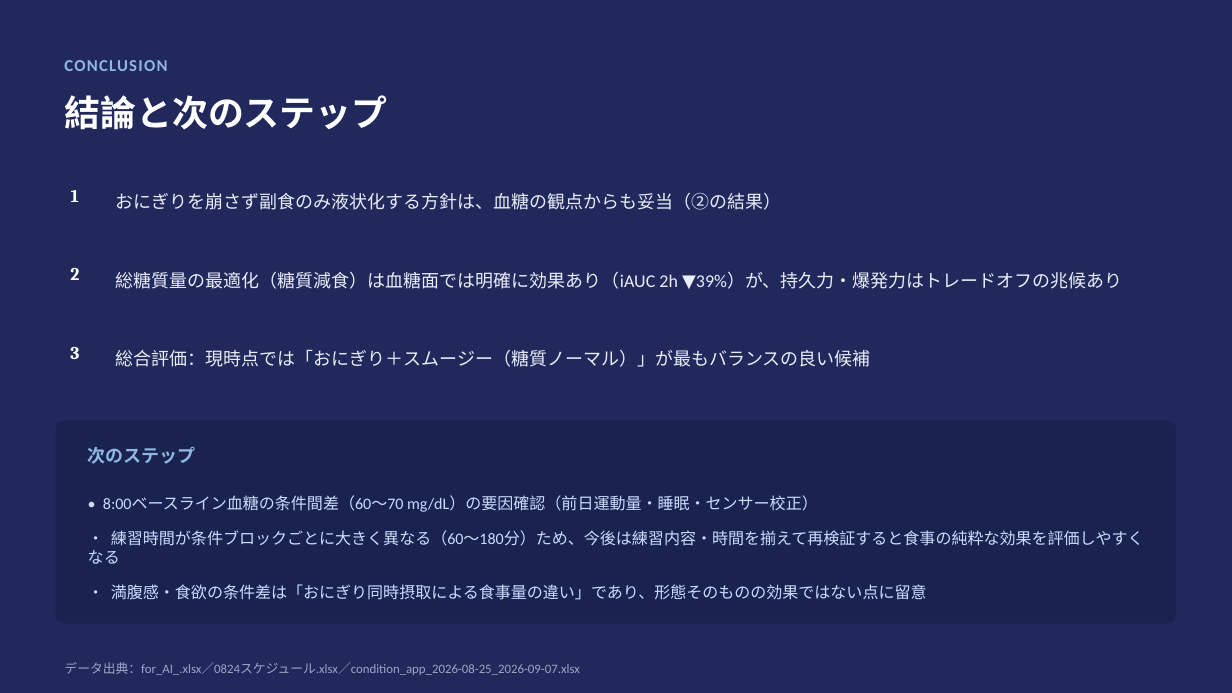
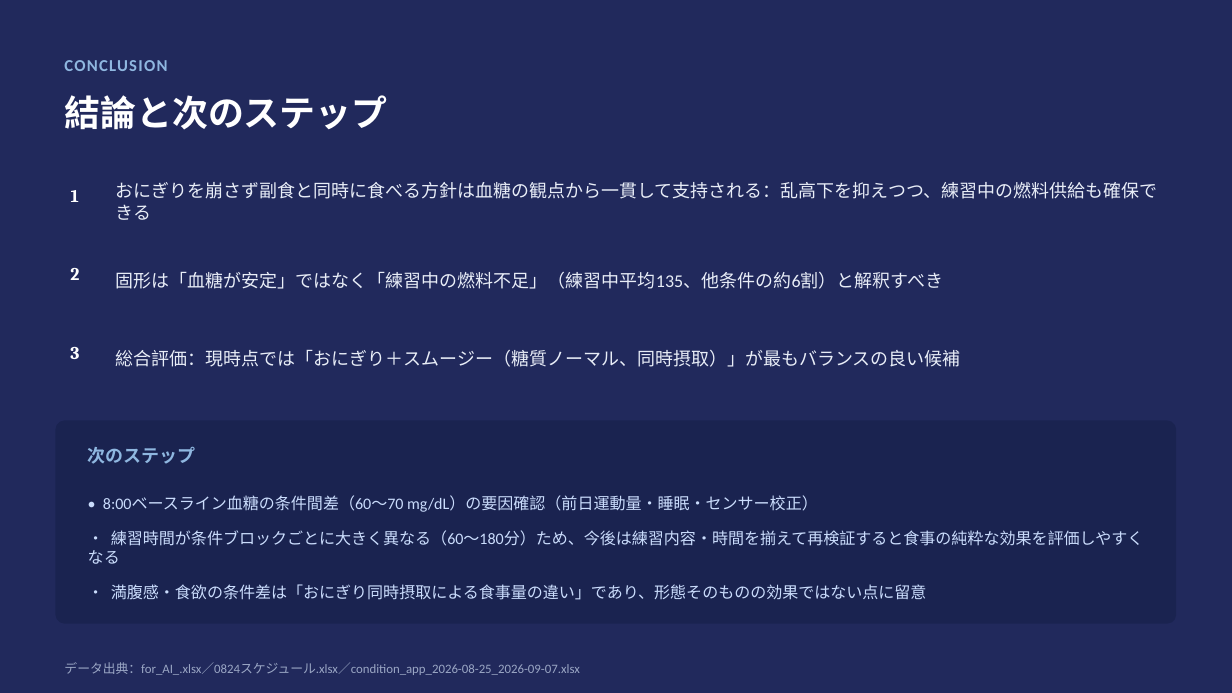
Before and after one commit to atsuh2022-ux/AK, a slide deck: slide 15 of analysis/slides/血糖値比較分析.pptx (slide 13 before the commit). Drawn at 1232x693 pixels with LibreOffice and Linux fonts; fonts in the diff are those of the drawing. Boxes give left, top, right and bottom in pixels: in the first picture for what was removed or moved away, otherwise in the second. Text is boxed around its words. In the diff, an @@ line names an element or a change of style, - is before the commit and + after.

```diff
--- a/analysis/slides/血糖値比較分析.pptx
+++ b/analysis/slides/血糖値比較分析.pptx
@@ text at bbox=[115, 182, 1157, 220]: text changed @@
-おにぎりを崩さず副食のみ液状化する方針は、血糖の観点からも妥当（②の結果）
+おにぎりを崩さず副食と同時に食べる方針は血糖の観点から一貫して支持される：乱高下を抑えつつ、練習中の燃料供給も確保できる
@@ text at bbox=[115, 272, 943, 289]: text changed @@
-総糖質量の最適化（糖質減食）は血糖面では明確に効果あり（iAUC 2h ▼39%）が、持久力・爆発力はトレードオフの兆候あり
+固形は「血糖が安定」ではなく「練習中の燃料不足」（練習中平均135、他条件の約6割）と解釈すべき
@@ text at bbox=[115, 350, 960, 367]: text changed @@
-総合評価：現時点では「おにぎり＋スムージー（糖質ノーマル）」が最もバランスの良い候補
+総合評価：現時点では「おにぎり＋スムージー（糖質ノーマル、同時摂取）」が最もバランスの良い候補
```
Also in this commit, not shown: 3 other slides changed, 2 slides added, 3 other files.
